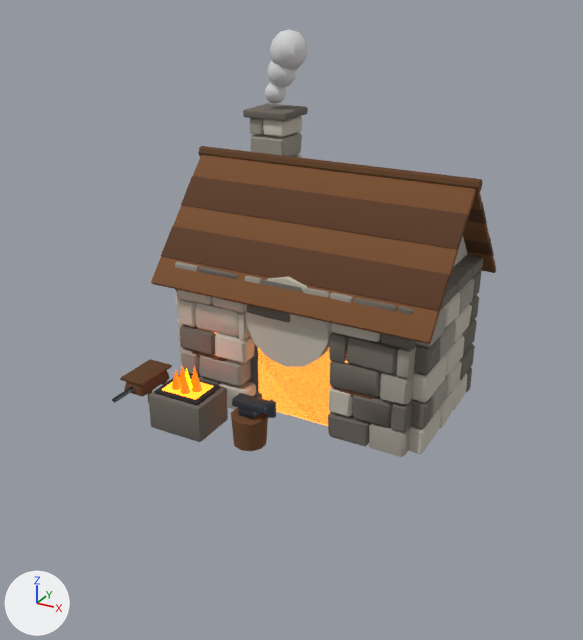
An edit to the glTF model modele3d/export/mapa/kuznia_poz11.glb, drawn before and after from the same camera.
Camera for both pictures: a 50 mm camera at (6.47, -12.2, 8.34) aimed at (0.08, -0.59, 2.54). The axes (+X, +Y, +Z) are drawn at lower left. The lights are the same throughout. The older version comes first. Vertices at exactly the same position are counted once.

In view in the first picture: 'kuznia_poz11'.
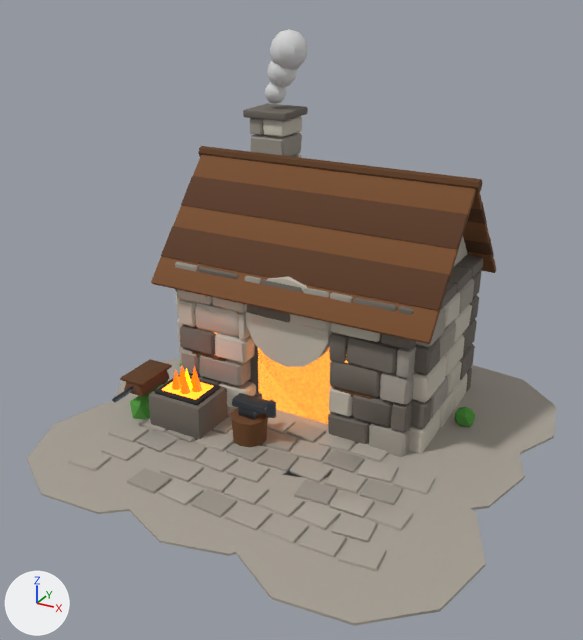
Boxes [x1, y1, x2, y2] around the edits, measured in the pictures (583 x 640 px):
'kuznia_poz11', reshaped (38% wider, 39% taller): before [112, 29, 496, 457]; after [27, 29, 556, 626]
part 1 of me_kuznia_poz11, added: after [27, 402, 158, 514]
part 2 of me_kuznia_poz11, added: after [110, 359, 216, 440]
part 3 of me_kuznia_poz11, added: after [126, 431, 281, 556]
part 4 of me_kuznia_poz11, added (mostly hidden): after [218, 409, 331, 479]
part 5 of me_kuznia_poz11, added: after [232, 464, 485, 626]
part 6 of me_kuznia_poz11, added: after [322, 426, 525, 513]
part 7 of me_kuznia_poz11, added: after [426, 365, 556, 456]
part 8 of me_kuznia_poz11, added: after [454, 407, 475, 426]
part 9 of me_kuznia_poz11, added: after [68, 363, 435, 571]

Diff of the bpy script that builds the scene:
```diff
--- a/modele3d/export/mapa/kuznia_poz11.glb.py
+++ b/modele3d/export/mapa/kuznia_poz11.glb.py
@@ mat_mapa_leaves @@
+mat_mapa_leaves = principled_material('mapa_leaves')
+mat_mapa_leaves.base_color = (0.0782, 0.323, 0.0423)  # green #4f9a3a
+mat_mapa_leaves.roughness = 0.85
@@ mat_mapa_flower_r @@
+mat_mapa_flower_r = principled_material('mapa_flower_r')
+mat_mapa_flower_r.base_color = (0.745, 0.0648, 0.0648)  # red #e04848
+mat_mapa_flower_r.roughness = 0.7
@@ mat_mapa_flower_y @@
+mat_mapa_flower_y = principled_material('mapa_flower_y')
+mat_mapa_flower_y.base_color = (0.888, 0.631, 0.0685)  # yellow #f2d04a
+mat_mapa_flower_y.roughness = 0.7
@@ mat_mapa_paving @@
+mat_mapa_paving = principled_material('mapa_paving')
+mat_mapa_paving.base_color = (0.392, 0.356, 0.305)  # grey #a8a196
+mat_mapa_paving.roughness = 0.95
@@ me_kuznia_poz11 @@
 # used by ob_kuznia_poz11; location = (0.0, 0.0, 0.0)
-me_kuznia_poz11.from_pydata(...)  # 5196 vertices, 9680 faces; spans x -3.28..2.65, y -2.0..3.62, z 0.0..7.23
+me_kuznia_poz11.from_pydata(...)  # 6648 vertices, 12308 faces; spans x -4.33..4.45, y -4.42..4.23, z -0.12..7.23
+# me_kuznia_poz11 part 1: a new loose piece, a 10-sided cylinder along z spanning x -4.295..-0.387, y -4.168..-0.39, z 0.005..0.045, in mat_mapa_paving (grey #a8a196)
+# me_kuznia_poz11 part 2: a new loose piece, a 10-sided cylinder along z spanning x -4.33..-0.679, y -1.78..1.861, z 0.004..0.046, in mat_mapa_paving (grey #a8a196)
+# me_kuznia_poz11 part 3: a new loose piece, a 10-sided cylinder along z spanning x -1.943..1.662, y -4.192..-0.51, z 0.004..0.046, in mat_mapa_paving (grey #a8a196)
+# me_kuznia_poz11 part 4: a new loose piece, a 10-sided cylinder along z spanning x -1.73..1.954, y -1.829..1.987, z 0.003..0.047, in mat_mapa_paving (grey #a8a196)
+# me_kuznia_poz11 part 5: a new loose piece, a 10-sided cylinder along z spanning x 0.286..4.342, y -4.422..-0.453, z 0.003..0.047, in mat_mapa_paving (grey #a8a196)
+# me_kuznia_poz11 part 6: a new loose piece, a 10-sided cylinder along z spanning x 0.452..4.289, y -1.623..2.084, z 0.002..0.048, in mat_mapa_paving (grey #a8a196)
+# me_kuznia_poz11 part 7: a new loose piece, a 10-sided cylinder along z spanning x 0.553..4.447, y 0.27..4.133, z 0.001..0.049, in mat_mapa_paving (grey #a8a196)
+# me_kuznia_poz11 part 8: a new loose piece, an icosphere of 20 faces spanning x 2.58..3.0, y 1.36..1.76, z -0.03..0.43, in mat_mapa_leaves (green #4f9a3a)
+# me_kuznia_poz11 part 9: 1164 vertices added at x -3.39..2.97, y -3.27..2.06, z -0.12..0.52
+# other edits to the shape of me_kuznia_poz11 do not show in these pictures
 me_kuznia_poz11.materials.append(mat_mapa_stone_dark)
@@ me_kuznia_poz11 @@
 me_kuznia_poz11.materials.append(mat_mapa_leather)
+me_kuznia_poz11.materials.append(mat_mapa_paving)  # grey #a8a196
+me_kuznia_poz11.materials.append(mat_mapa_leaves)  # green #4f9a3a
+me_kuznia_poz11.materials.append(mat_mapa_flower_r)  # red #e04848
+me_kuznia_poz11.materials.append(mat_mapa_flower_y)  # yellow #f2d04a
```
